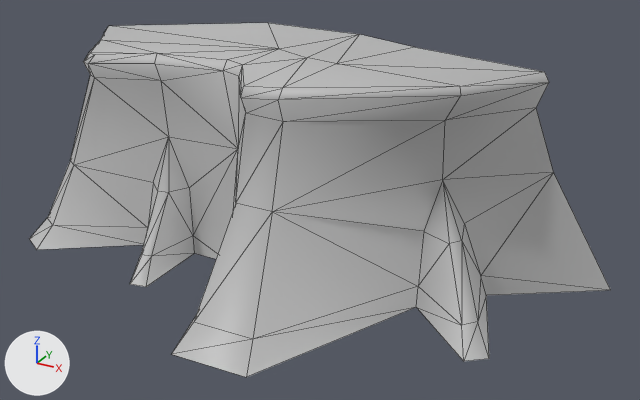
An edit to the FBX model Unity_Project/Assets/Models/Environment/M_Rock_Cliff_B.FBX, drawn before and after from the same camera.
Camera for both pictures: a 50 mm lens placed at (8.03, -13.34, 7.58), pointed at (1.21, -0.94, 1.38). Every picture has the same lights, and +X, +Y and +Z are marked at lower left. Mesh edges are drawn as thin lines. Where no turn or scale is listed for an object, it has been applied to the vertices.

Names of what the first picture shows: 'Rock_Cliff_B'.
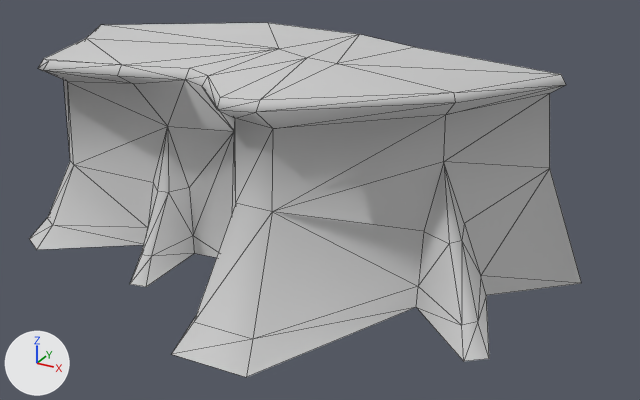
Where the newer file only moved an object's origin or applied its transform, the numbers keep the older frame.

Location of each change, [x1, y1, x2, y2] in pixels of the pictures (640 x 400 px; the box of a moved part takes in the faces that stretch with it):
'Rock_Cliff_B', reshaped
    before: [29, 23, 611, 377]
    after: [29, 23, 581, 377]
part 1 of me_mesh, moved or reshaped
    before: [70, 23, 611, 349]
    after: [38, 23, 581, 349]
part 2 of me_mesh, recoloured
    both: [29, 23, 489, 361]

Patch to the scene script:
```diff
--- a/Unity_Project/Assets/Models/Environment/M_Rock_Cliff_B.FBX.py
+++ b/Unity_Project/Assets/Models/Environment/M_Rock_Cliff_B.FBX.py
@@ mat_material__2 @@
+mat_material__2 = principled_material('Material #2')
+mat_material__2.base_color = (0.588, 0.588, 0.588)  # light grey #cacaca
+mat_material__2.roughness = 0.859
@@ me_mesh @@
 # used by ob_rock_cliff_b; location = (0.0, 0.0, 0.0)
-me_mesh.from_pydata(...)  # 81 vertices, 134 faces; spans x -6.3..5.95, y -4.35..1.45, z -0.04..3.82
+me_mesh.from_pydata(...)  # 81 vertices, 134 faces; spans x -5.71..5.44, y -4.35..1.45, z -0.04..3.82
+# me_mesh part 1: 35 of 81 vertices moved; they spanned x -4.96..5.95, y -2.49..0.91, z -0.04..3.82 and now span x -5.18..5.44, y -3.16..0.91, z -0.04..3.82; mean shift (-0.11, -0.38, 0.04); largest move (-1.73, -1.53, 3.56) -> (-1.79, -2.43, 3.56)
+# me_mesh part 2: 130 faces spanning x -5.71..5.44, y -4.35..1.45, z -0.04..3.82 switch from mat_lambert2 (grey #bcbcbc) to mat_material__2 (light grey #cacaca)
```
